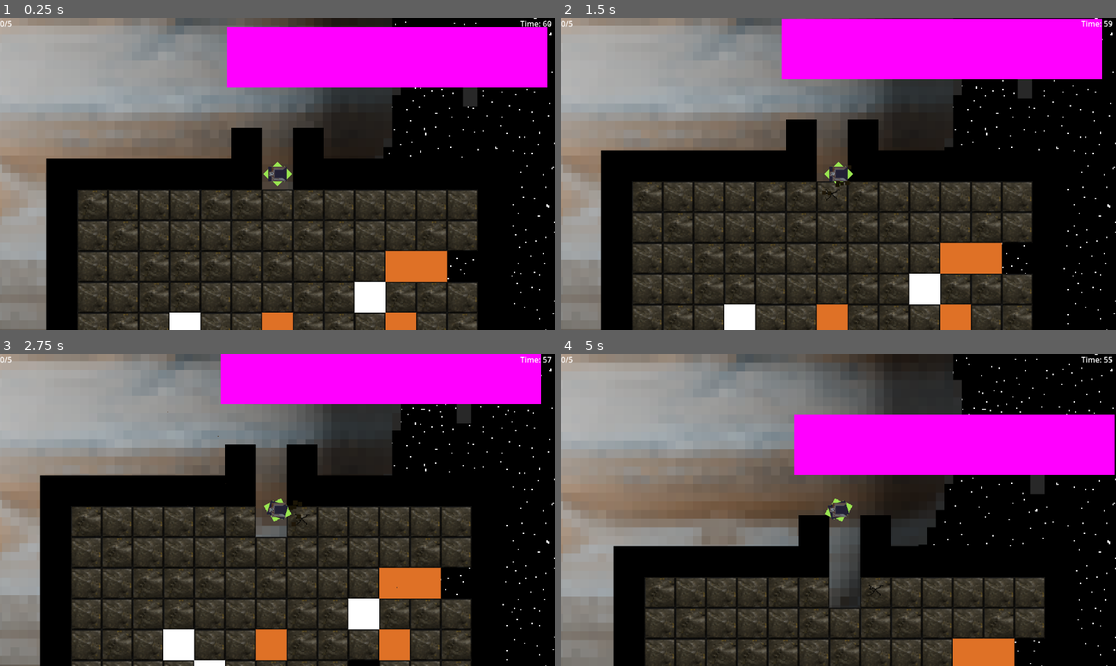
Above: before the commit, frames 1-4 (two rows, left to right).
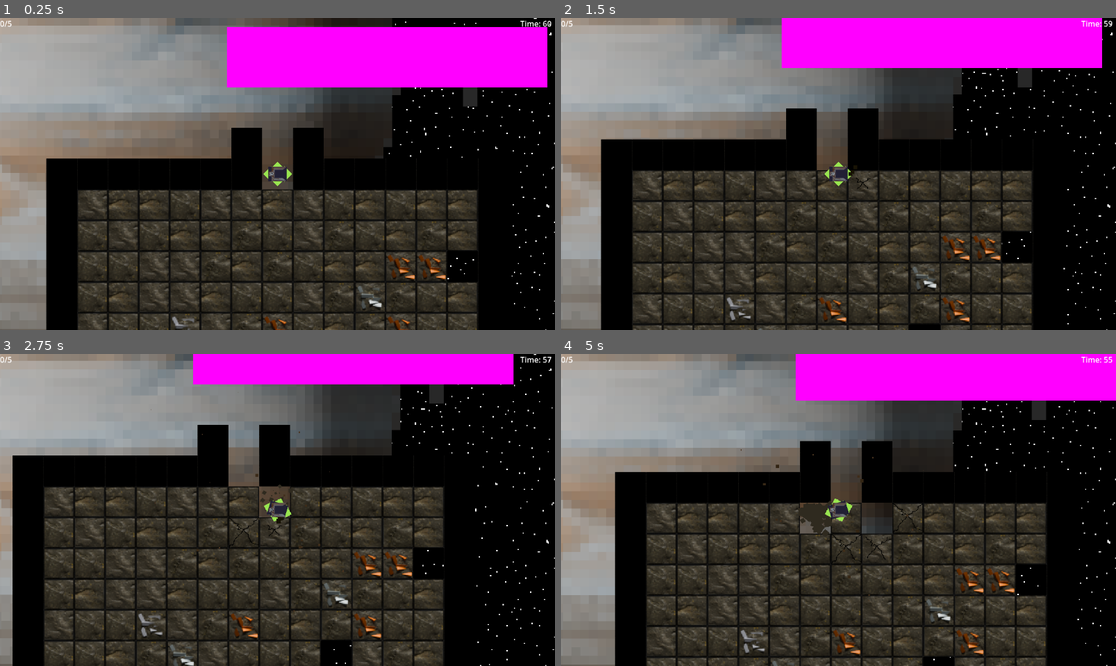
Above: after the commit, the same moments.

Repository: MissionToPsyche-Iridium/iridium_21q_web_game-csu
Game: Godot game, scene res://Scenes/pre.tscn
Two runs of this game, one before a commit and one after it. Both use one fixed random seed, a clock stepped at 60 frames per second and the inputs below.
Inputs:
- Up to frame 1 (0.25 s): no input
- Up to frame 2 (1.5 s): hold D (right) 0.53-1.28 s; hold S (down) from 1.28 s (still down)
- Up to frame 3 (2.75 s): release S (down) at 2.03 s; hold D (right) from 2.03 s (still down)
- Up to frame 4 (5 s): release D (right) at 2.78 s; hold W (up) 2.78-3.53 s; hold A (left) from 3.53 s (still down)

The runs differ from the first frame. In frame 1, 5.1% of the frame differs, in the area x 14-86%, y 55-100%; in frame 2, 19%; in frame 3, 38%; in frame 4, 50%, in the area x 0-100%, y 0-100%.

Commit message:
Added randomize tile function for mine node. Edited sheetore.png with better GFX.

Diff:
--- a/Objects/grabber.tscn
+++ b/Objects/grabber.tscn
@@ -8,8 +8,6 @@
 
 [sub_resource type="CircleShape2D" id="CircleShape2D_4xgcd"]
 radius = 128.0
-
-[sub_resource type="PlaceholderTexture2D" id="PlaceholderTexture2D_uf3i1"]
 
 [sub_resource type="AtlasTexture" id="AtlasTexture_8bx47"]
 atlas = ExtResource("2_1xqp8")
@@ -885,7 +883,7 @@
 [node name="Line2D" type="Line2D" parent="."]
 z_index = 5
 points = PackedVector2Array(0, 0, 0, 0)
-texture = SubResource("PlaceholderTexture2D_uf3i1")
+default_color = Color(0.262932, 0.262932, 0.262932, 1)
 texture_mode = 2
 
 [node name="GrabberEnds" type="AnimatedSprite2D" parent="Line2D"]
--- a/Objects/mine.tscn
+++ b/Objects/mine.tscn
@@ -28,6 +28,17 @@
 0:1/0/physics_layer_0/polygon_0/points = PackedVector2Array(-32, -32, 32, -32, 32, 32, -32, 32)
 0:1/0/custom_data_0 = true
 0:1/0/custom_data_1 = 1
+2:1/0 = 0
+2:1/0/physics_layer_0/polygon_0/points = PackedVector2Array(-32, -32, 32, -32, 32, 32, -32, 32)
+2:1/0/custom_data_0 = true
+2:1/0/custom_data_1 = 2
+0:2/0 = 0
+0:2/0/physics_layer_0/polygon_0/points = PackedVector2Array(-32, -32, 32, -32, 32, 32, -32, 32)
+0:2/0/custom_data_0 = true
+0:2/0/custom_data_1 = 1
+0:3/0 = 0
+0:3/0/custom_data_0 = true
+0:3/0/custom_data_1 = 1
 
 [sub_resource type="TileSet" id="TileSet_1m28n"]
 tile_size = Vector2i(64, 64)
--- a/scripts/mine.gd
+++ b/scripts/mine.gd
@@ -32,16 +32,17 @@
 var idpos = {
 	#SUBJECT TO CHANGE
 	#Dict to get the Vector2 pos of said ore on the sprite sheet.
-	1: [Vector2(0,0), Vector2(0,1)],
-	2: Vector2(2,0),
+	#Arrs are randomly picked, while single values are always selected.
+	1: [Vector2(0,0), Vector2(0,1), Vector2(0,2), Vector2(0,3)],
+	2: [Vector2(2,0), Vector2(2,1)],
 	3: Vector2(1,0),
 	4: Vector2(3,0)
 }
 var tiletoparticlecolor = {
 	#Color that each tile breaks down into
 	#Also subject to change
-	1: Color(0.376, 0.231, 0.196),
-	2: Color(1, 1, 1),
+	1: Color(0.184, 0.165, 0.122),
+	2: Color(0.596, 0.6, 0.616),
 	3: Color(0.82, 0.467, 0.18)
 }
 
Binary file changed: Assets/sheetore.png
Not shown: 1 places in Objects/grabber.tscn that only renumber resources
